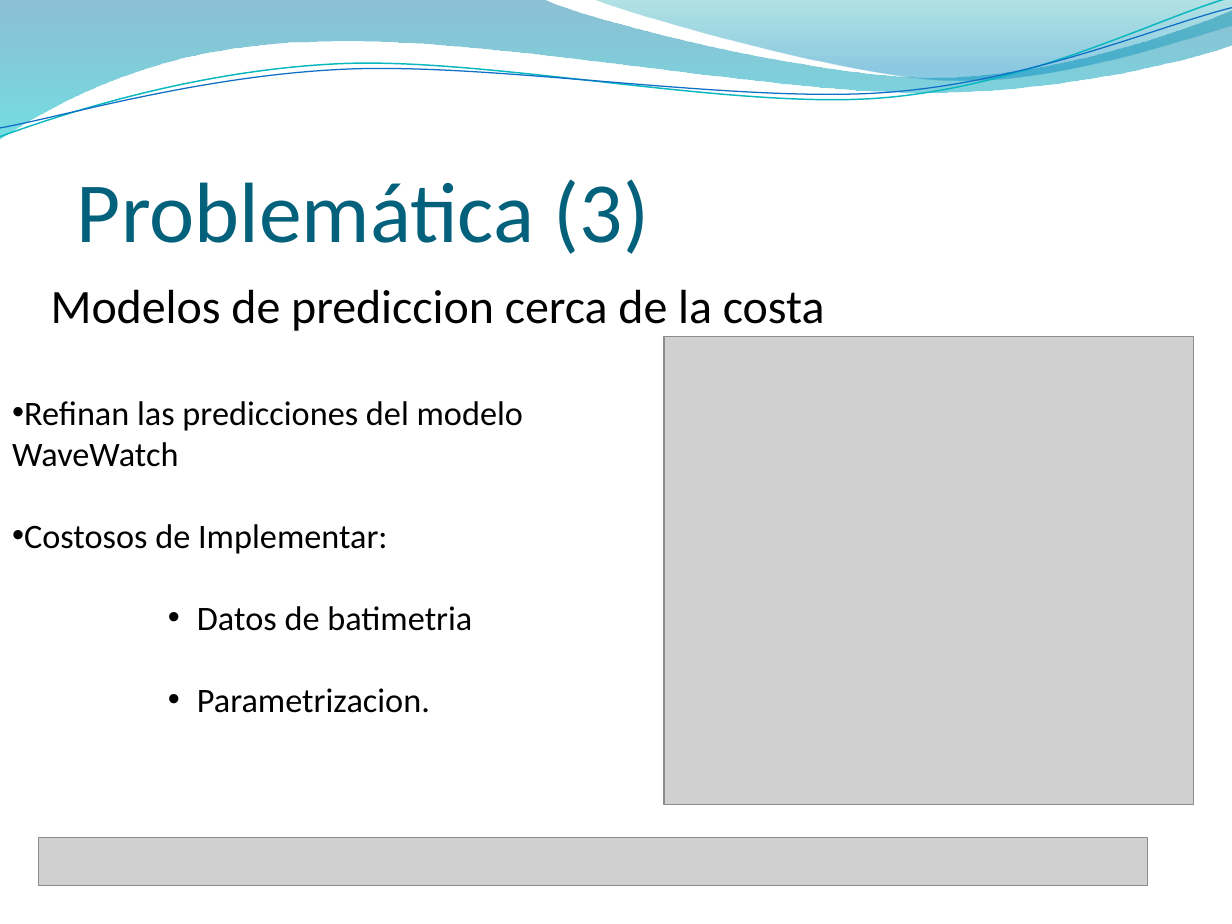
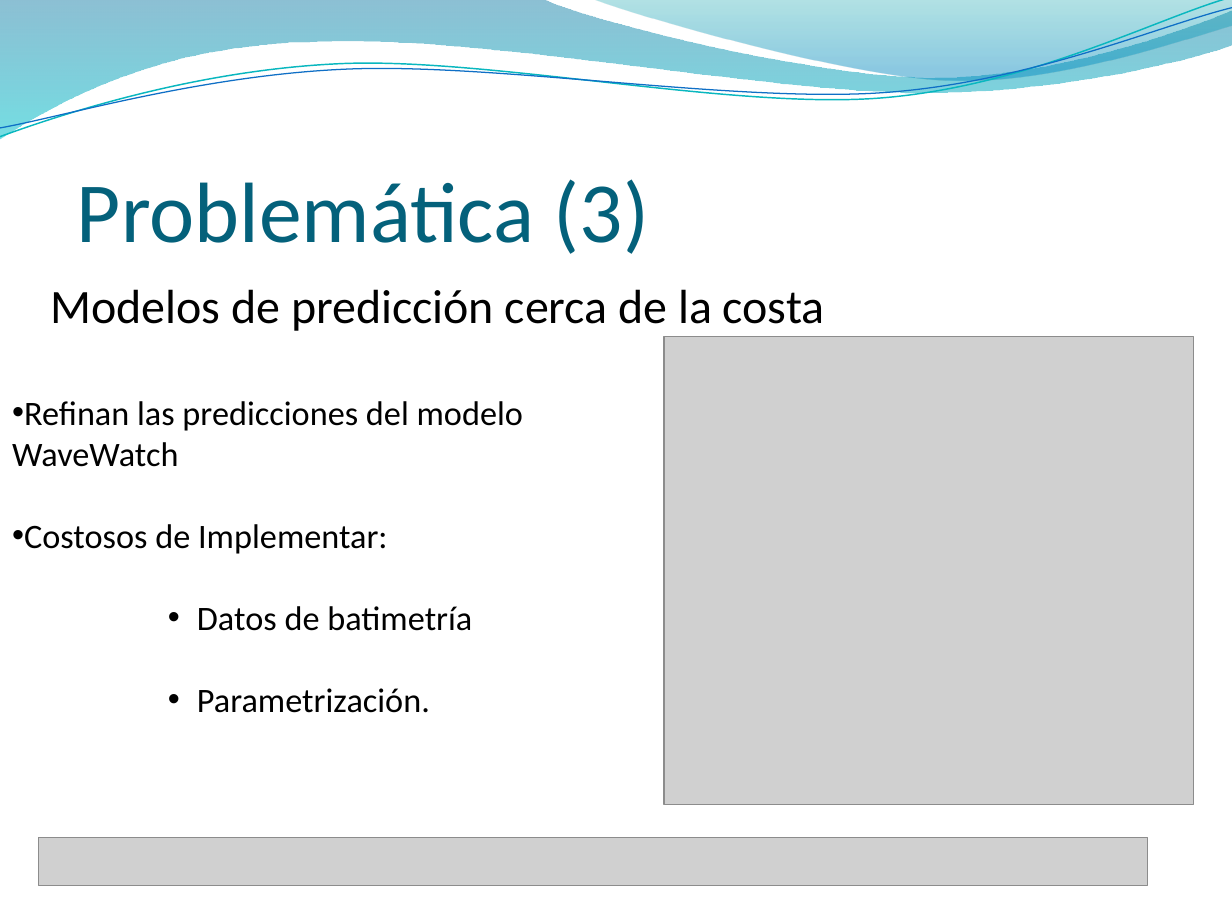
Before and after one commit to jaffadog/neuralito, a slide deck: slide 10 of neuralito/ArfGen/docs/Entregas/Informe Final/presentacion/esteban2.pptx. Drawn at 1232x924 pixels with LibreOffice and Linux fonts; fonts in the diff are those of the drawing; grey boxes stand for pictures; background and template pictures are left out. Boxes give left, top, right and bottom in pixels: in the first picture for what was removed or moved away, otherwise in the second. Text is boxed around its words. In the diff, an @@ line names an element or a change of style, - is before the commit and + after.

```diff
--- a/neuralito/ArfGen/docs/Entregas/Informe Final/presentacion/esteban2.pptx
+++ b/neuralito/ArfGen/docs/Entregas/Informe Final/presentacion/esteban2.pptx
@@ text at <box>51,289,825,331</box>: text changed @@
-Modelos de prediccion cerca de la costa
+Modelos de predicción cerca de la costa
@@ text at <box>197,606,472,713</box>: text changed @@
-      • Datos de batimetria
-      • Parametrizacion.
+      • Datos de batimetría
+      • Parametrización.
```
Also in this commit, not shown: 12 other slides changed.
